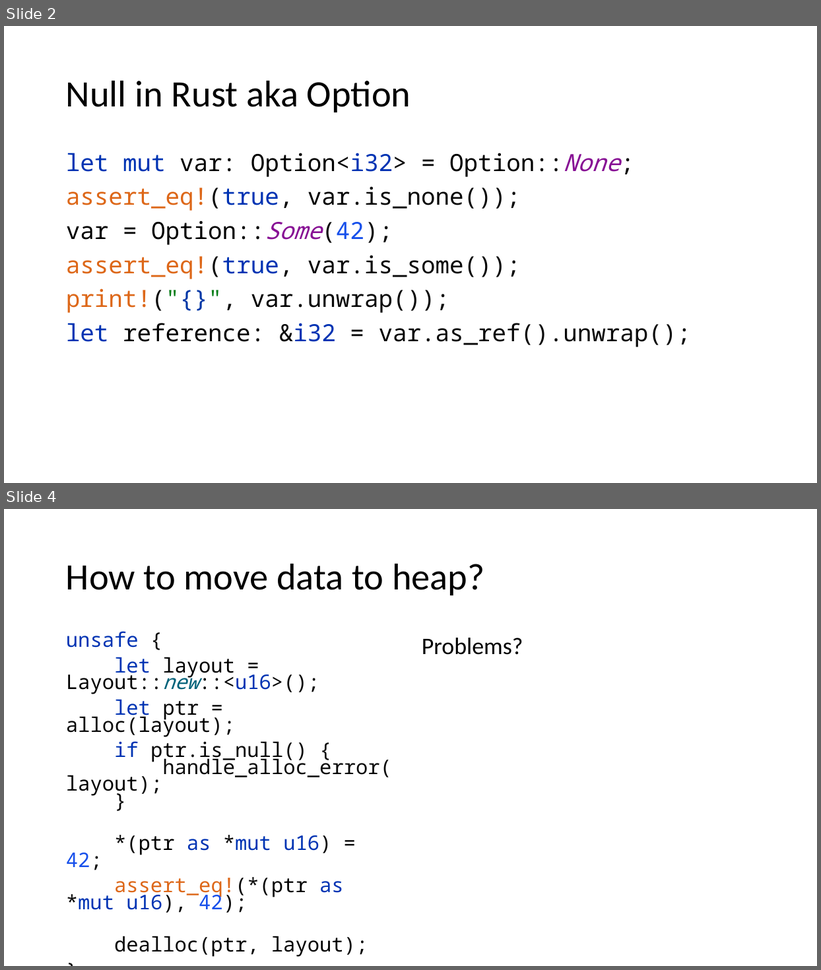
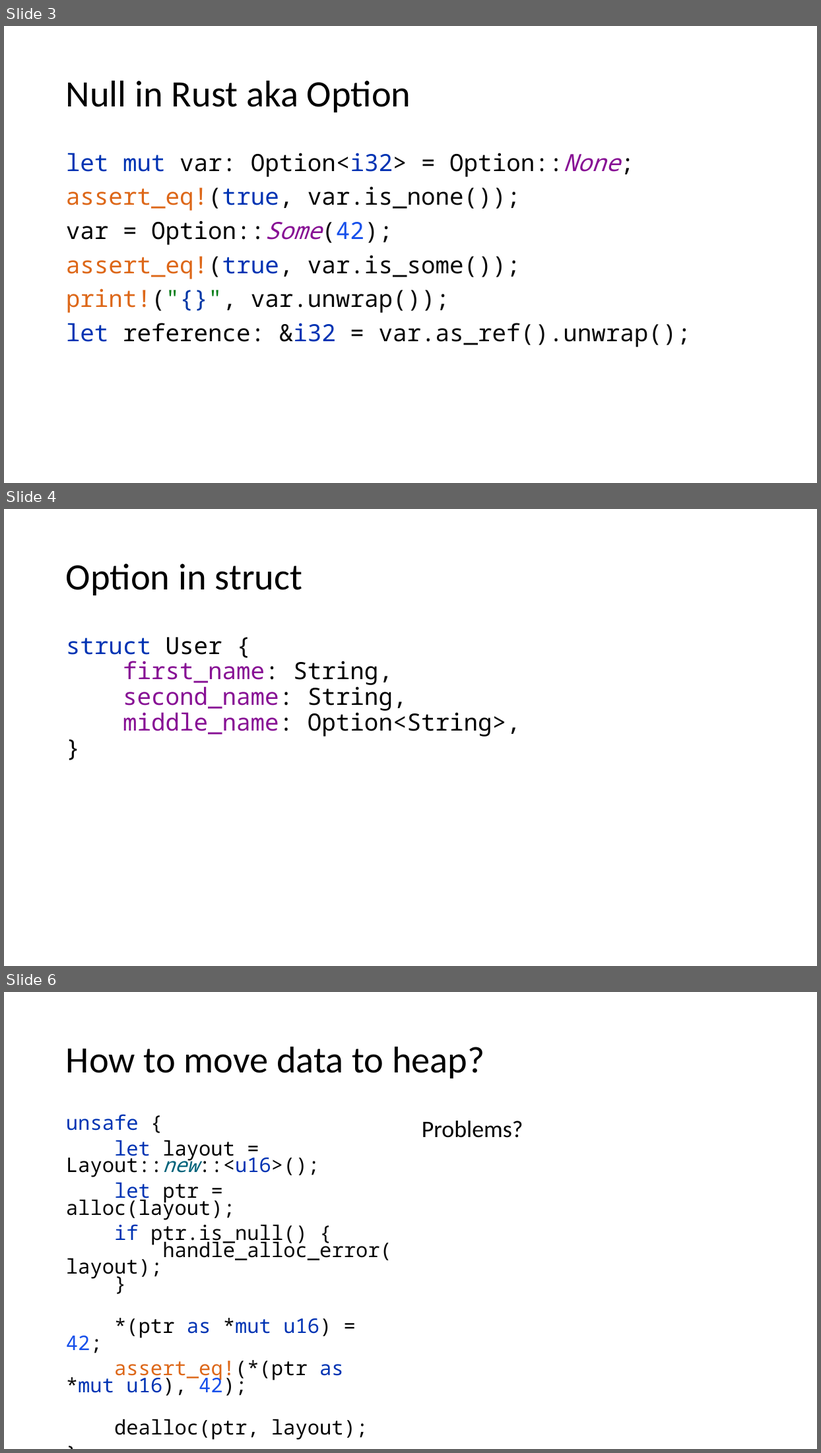
Before and after one commit to kugushev/course-rust-basics, a slide deck: pres/04-SmartPointers.pptx. Shown one above the other, each under a label of ours: slides 2 and 4 before the commit, slides 3, 4 and 6 after it; the slides between them are not shown. The pictures are 821x970 and 821x1453 pixels, drawn with LibreOffice and Linux fonts; fonts in the diff are those of the drawing. Boxes give left, top, right and bottom in pixels: in the first picture for what was removed or moved away, otherwise in the second. Text is boxed around its words. In the diff, an @@ line names an element or a change of style, - is before the commit and + after.

```diff
--- a/pres/04-SmartPointers.pptx
+++ b/pres/04-SmartPointers.pptx
@@ slide 4 added at box(4, 509, 817, 966), background #FFFFFF @@
@@ title added at box(66, 564, 302, 595), 44 pt, text #000000 @@
+Option in struct
@@ text added at box(66, 637, 521, 737), 28 pt, text #871094 @@
+struct User {
+first_name: String,
+second_name: String,
+middle_name: Option<String>,
+}
@@ what was slide 2 is now slide 3 @@
@@ what was slide 4 is now slide 6 @@
```
Also in this commit, not shown: 1 slide changed, 5 other slides added, 3 other files.
